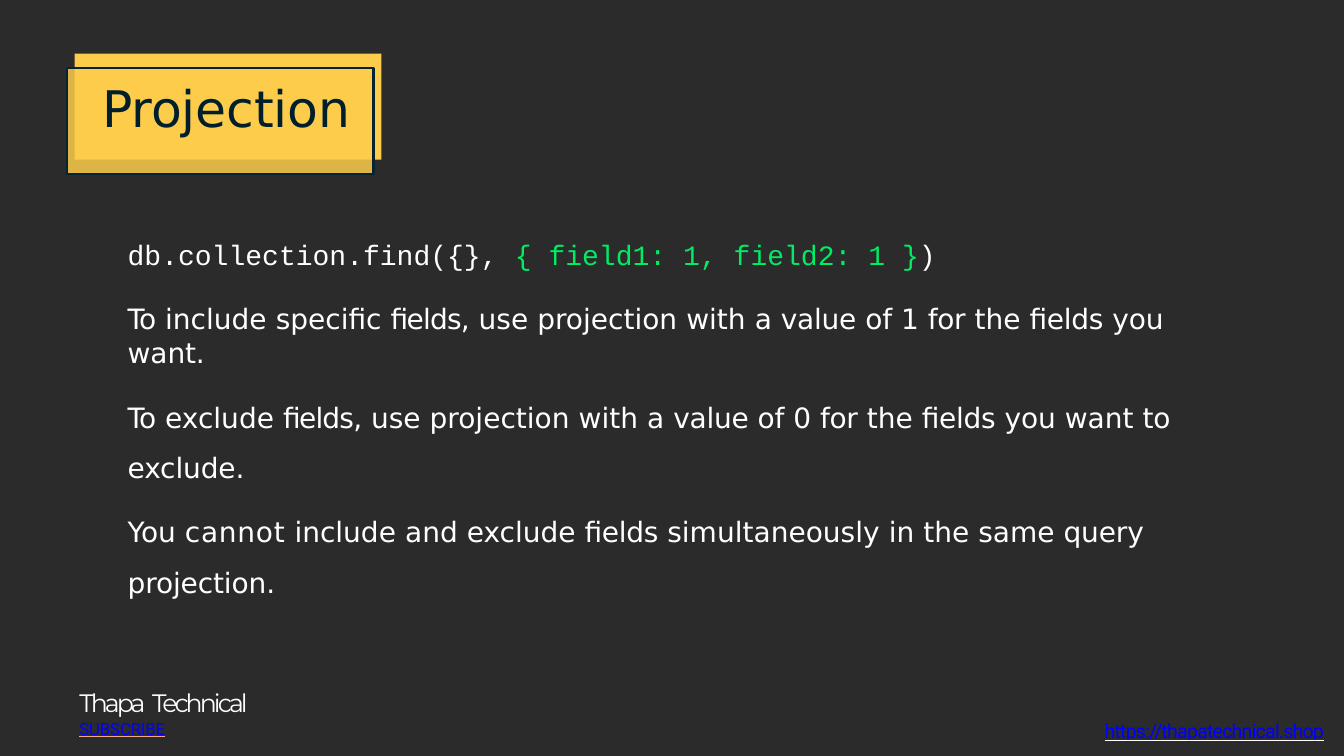
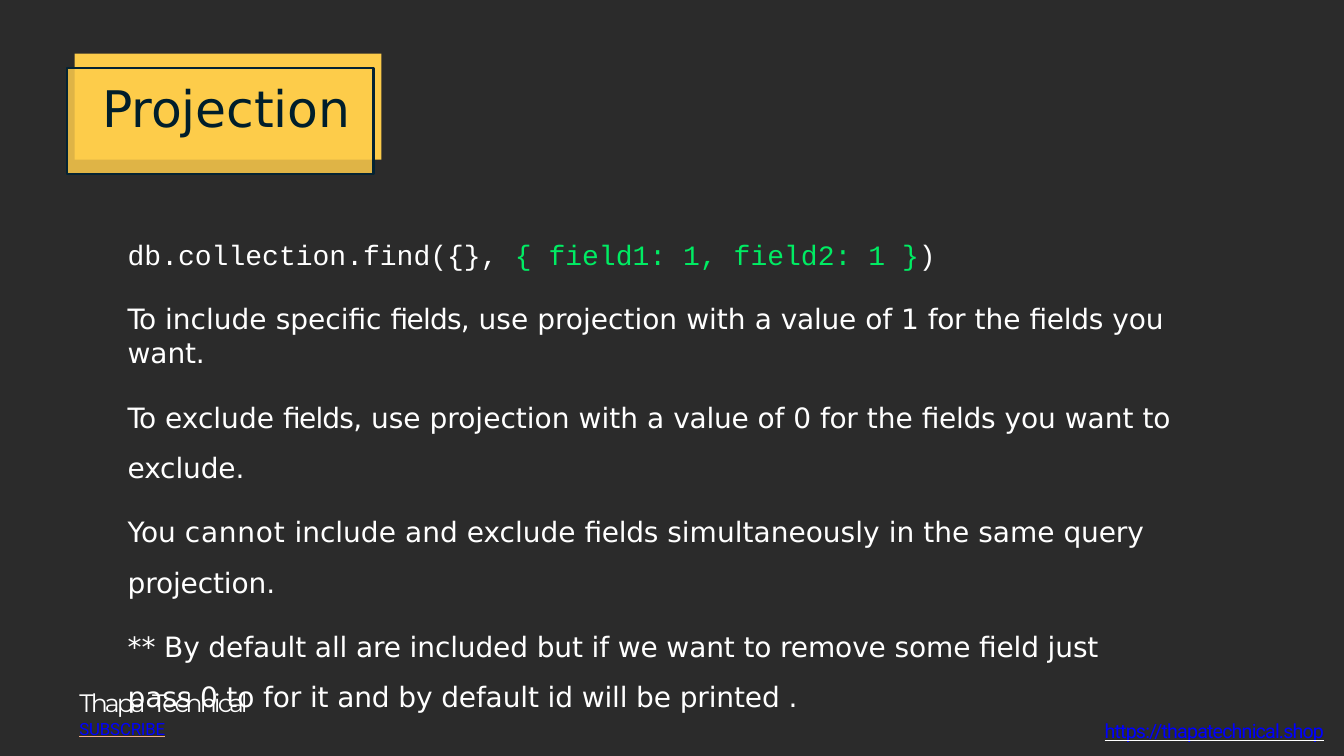
Before and after one commit to NehaTiwari2000/DBMS, a slide deck: slide 61 of MongoDB Commnads/MongoDB Course Neha.pptx (slide 56 before the commit). Drawn at 1344x756 pixels with LibreOffice and Linux fonts; fonts in the diff are those of the drawing; background and template pictures are left out; a plain dark background stands for a picture behind light text. Boxes give left, top, right and bottom in pixels: in the first picture for what was removed or moved away, otherwise in the second. Text is boxed around its words. In the diff, an @@ line names an element or a change of style, - is before the commit and + after.

```diff
--- a/MongoDB Commnads/MongoDB Course Neha.pptx
+++ b/MongoDB Commnads/MongoDB Course Neha.pptx
@@ text at <box>128,635,1099,713</box>: paragraph added @@
+** By default all are included but if we want to remove some field just pass 0 to for it and by default id will be printed .
```
Also in this commit, not shown: 12 other slides changed, 19 slides added, 2 other files.
